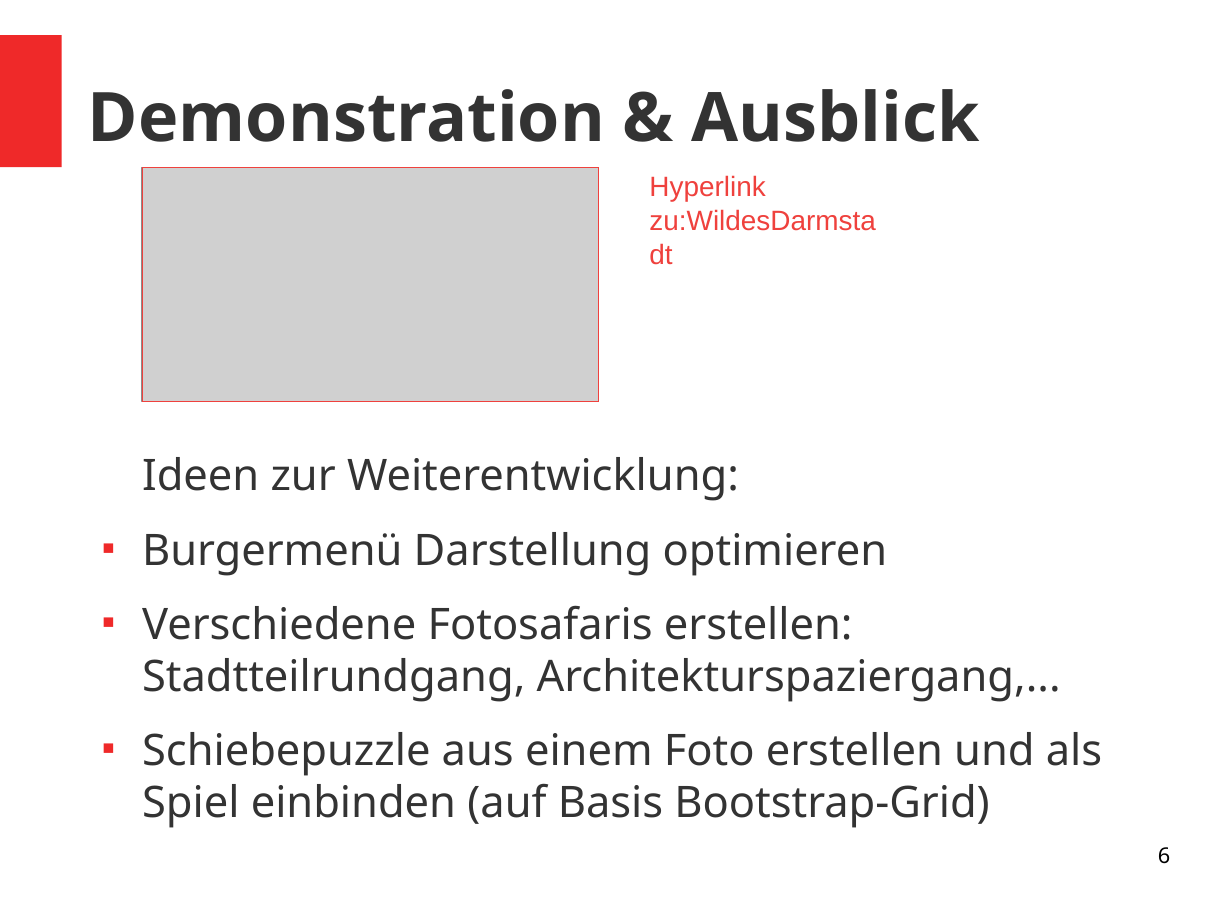
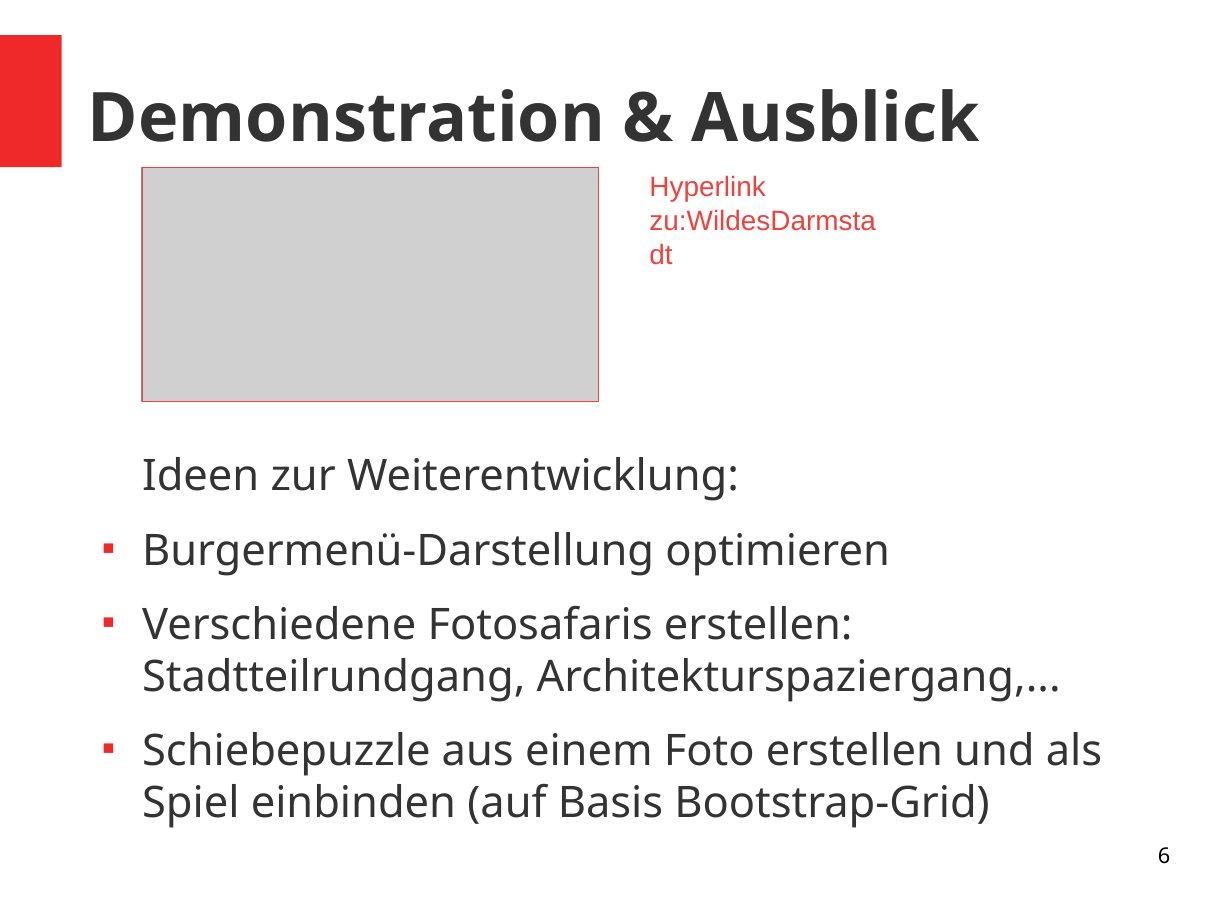
Before and after one commit to Diirr/firstProject, a slide deck: slide 6 of wildesDarmstadt_ProjektteamB.odp. Drawn at 1232x924 pixels with LibreOffice and Linux fonts; fonts in the diff are those of the drawing; grey boxes stand for pictures. Boxes give left, top, right and bottom in pixels: in the first picture for what was removed or moved away, otherwise in the second. Text is boxed around its words. In the diff, an @@ line names an element or a change of style, - is before the commit and + after.

```diff
--- a/wildesDarmstadt_ProjektteamB.odp
+++ b/wildesDarmstadt_ProjektteamB.odp
@@ text at [142, 532, 889, 576]: text changed @@
-■ Burgermenü Darstellung optimieren
+■ Burgermenü-Darstellung optimieren
```
Also in this commit, not shown: 3 other slides changed.
